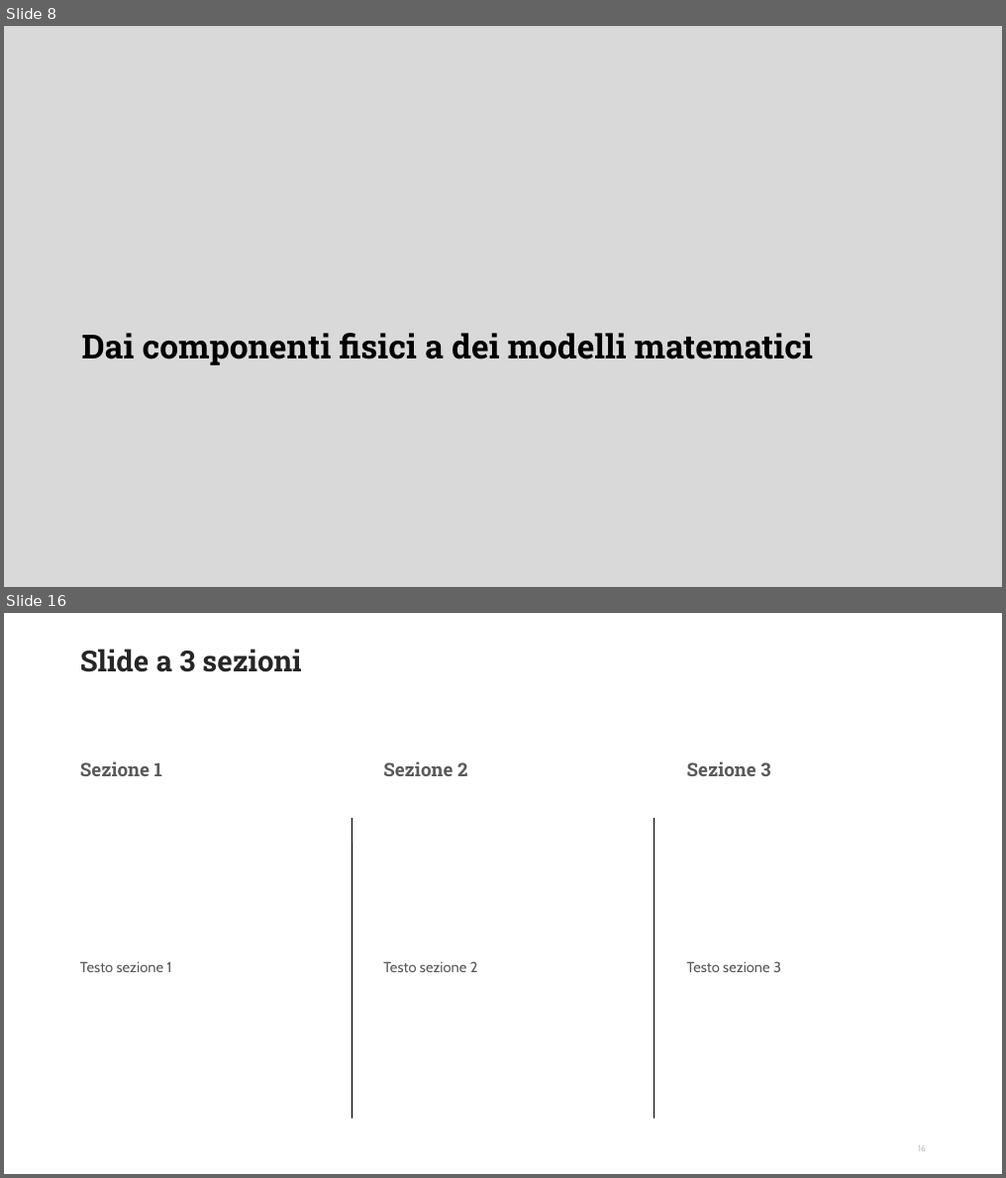
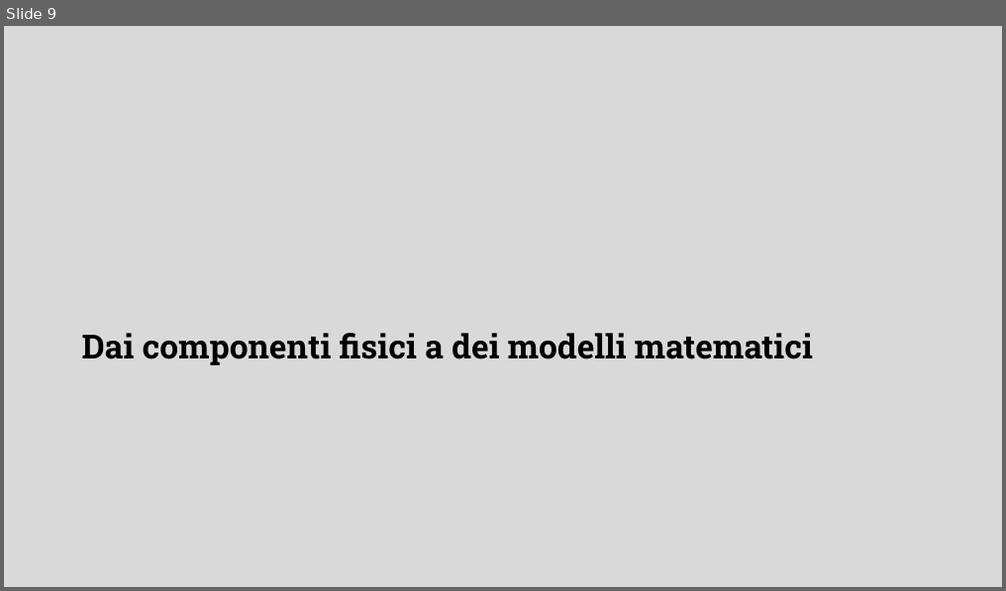
Before and after one commit to DanieleFerretti03/tesi-enigma, a slide deck: presentazione.odp. Shown one above the other, each under a label of ours: slides 8 and 16 before the commit, slide 9 after it; the slides between them are not shown. The pictures are 1006x1178 and 1006x591 pixels, drawn with LibreOffice and Linux fonts; fonts in the diff are those of the drawing; background and template pictures are left out. Boxes give left, top, right and bottom in pixels: in the first picture for what was removed or moved away, otherwise in the second. Text is boxed around its words. In the diff, an @@ line names an element or a change of style, - is before the commit and + after.

```diff
--- a/presentazione.odp
+++ b/presentazione.odp
@@ slide 16 removed at bbox=[4, 613, 1002, 1174], background #FFFFFF @@
@@ title removed at bbox=[80, 649, 301, 672] @@
-Slide a 3 sezioni
@@ text removed at bbox=[80, 761, 162, 776] @@
-Sezione 1
@@ text removed at bbox=[383, 761, 467, 776] @@
-Sezione 2
@@ text removed at bbox=[687, 761, 770, 776] @@
-Sezione 3
@@ line removed from (352, 818) to (352, 1118) @@
@@ line removed from (654, 818) to (654, 1118) @@
@@ text removed at bbox=[80, 961, 171, 972] @@
-Testo sezione 1
@@ text removed at bbox=[383, 961, 478, 972] @@
-Testo sezione 2
@@ text removed at bbox=[687, 961, 781, 972] @@
-Testo sezione 3
@@ page number removed at bbox=[918, 1146, 926, 1152] @@
-16
@@ what was slide 8 is now slide 9 @@
```
Also in this commit, not shown: 1 slide changed, 13 slides added, 8 other slides removed, 2 other files.
